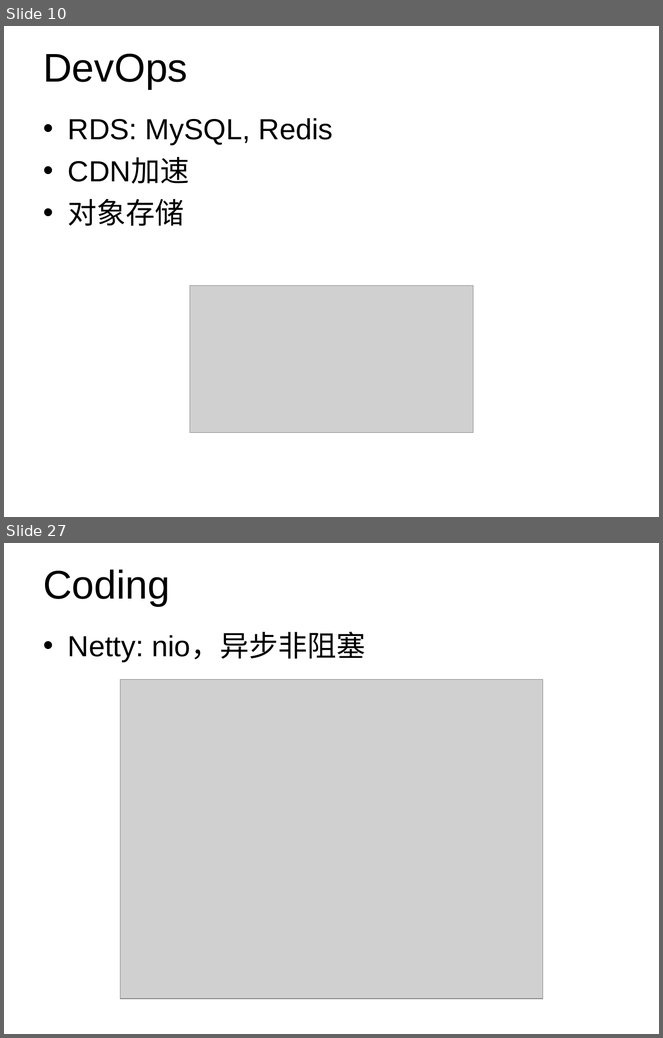
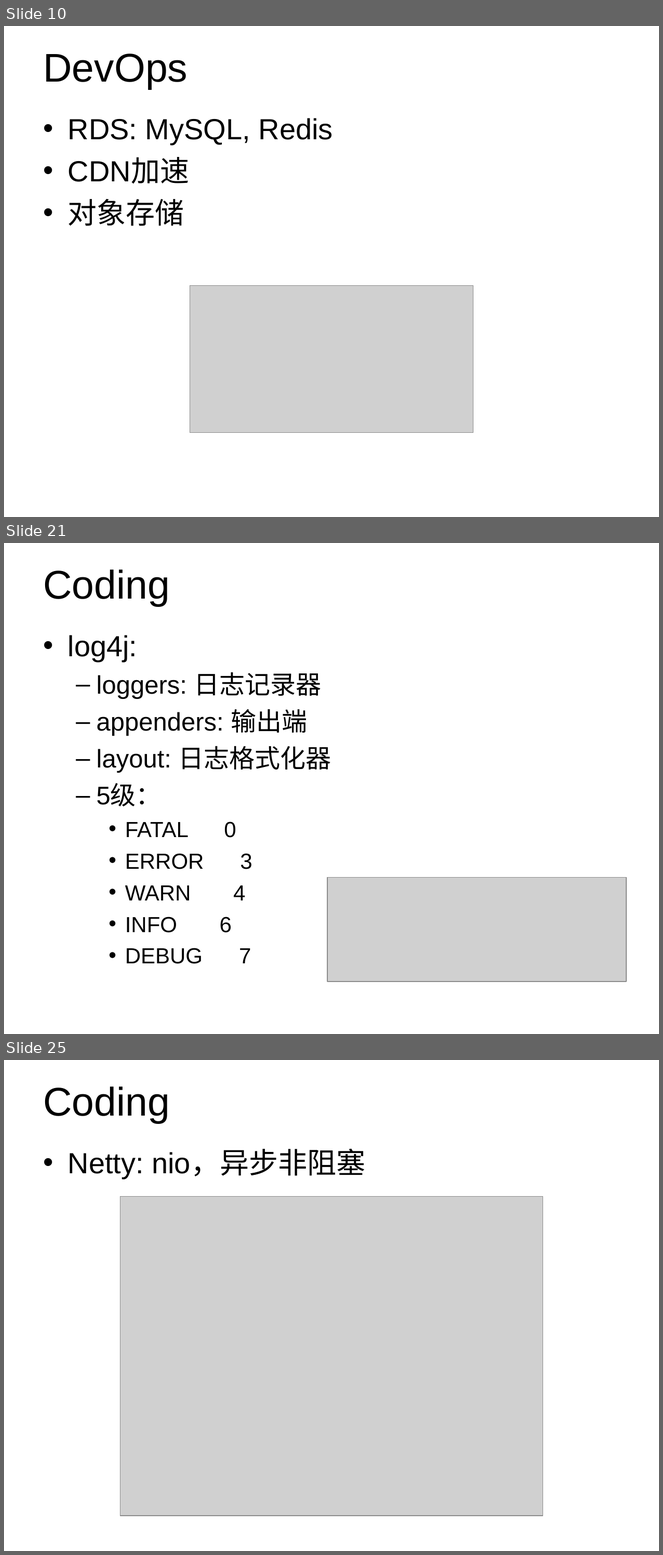
Before and after one commit to Wang-Ray/notes, a slide deck: Architect.ppt. Shown one above the other, each under a label of ours: slides 10 and 27 before the commit, slides 10, 21 and 25 after it; the slides between them are not shown. The pictures are 663x1038 and 663x1555 pixels, drawn with LibreOffice and Linux fonts; fonts in the diff are those of the drawing; grey boxes stand for pictures; background and template pictures are left out. Boxes give left, top, right and bottom in pixels: in the first picture for what was removed or moved away, otherwise in the second. Text is boxed around its words. In the diff, an @@ line names an element or a change of style, - is before the commit and + after.

```diff
--- a/Architect.ppt
+++ b/Architect.ppt
@@ slide 21 added at (x1=4, y1=543, x2=659, y2=1034), background #FFFFFF @@
@@ title added at (x1=43, y1=570, x2=170, y2=606), 44 pt, text #000000 @@
+Coding
@@ text added at (x1=68, y1=635, x2=331, y2=964), 28 pt, text #000000 @@
+• log4j:
+  – loggers: 日志记录器
+  – appenders: 输出端
+  – layout: 日志格式化器
+  – 5级：
+    • FATAL 0
+    • ERROR 3
+    • WARN 4
+    • INFO 6
+    • DEBUG 7
@@ picture added at (x1=327, y1=878, x2=626, y2=982) @@
@@ what was slide 27 is now slide 25 @@
```
Also in this commit, not shown: 13 slides changed, 2 slides removed, 1 other file.
